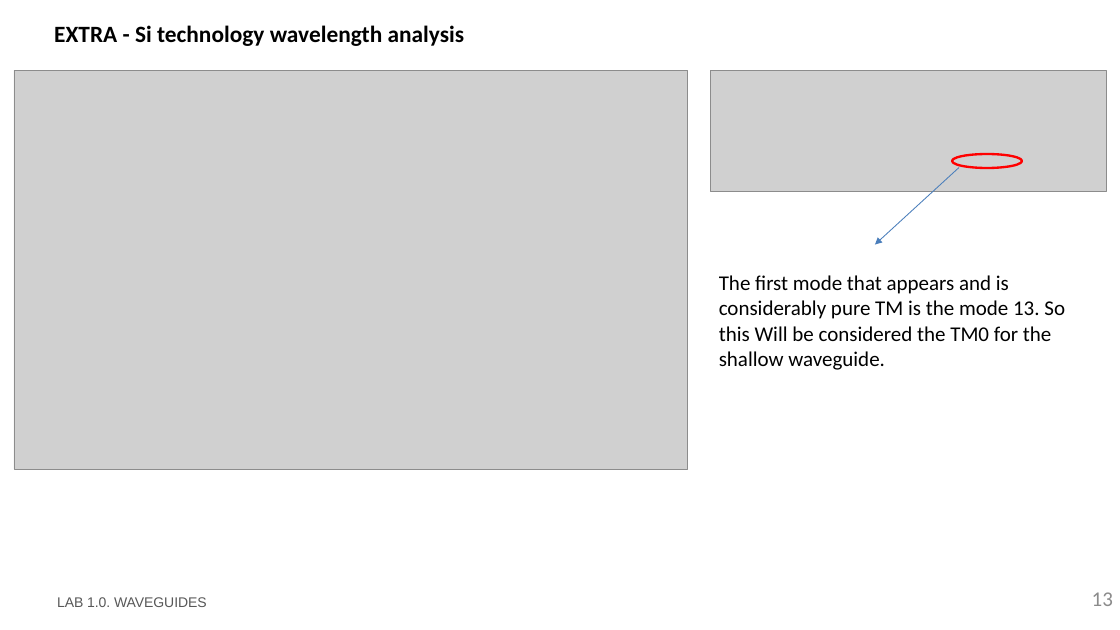
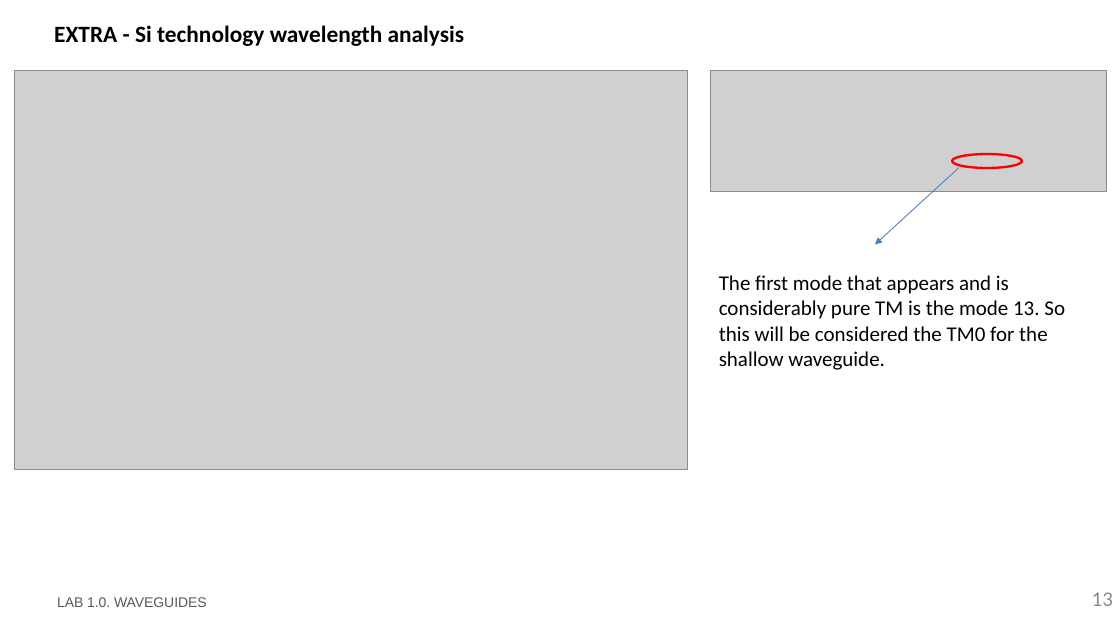
Before and after one commit to DBAEASE/pic-upv-lab1, a slide deck: slide 13 of LabBook_10.pptx. Drawn at 1120x630 pixels with LibreOffice and Linux fonts; fonts in the diff are those of the drawing; grey boxes stand for pictures; background and template pictures are left out. Boxes give left, top, right and bottom in pixels: in the first picture for what was removed or moved away, otherwise in the second. Text is boxed around its words. In the diff, an @@ line names an element or a change of style, - is before the commit and + after.

```diff
--- a/LabBook_10.pptx
+++ b/LabBook_10.pptx
@@ text at (719, 275, 1065, 370): text changed @@
-The first mode that appears and is considerably pure TM is the mode 13. So this Will be considered the TM0 for the shallow waveguide.
+The first mode that appears and is considerably pure TM is the mode 13. So this will be considered the TM0 for the shallow waveguide.
```
Also in this commit, not shown: 8 other slides changed.
